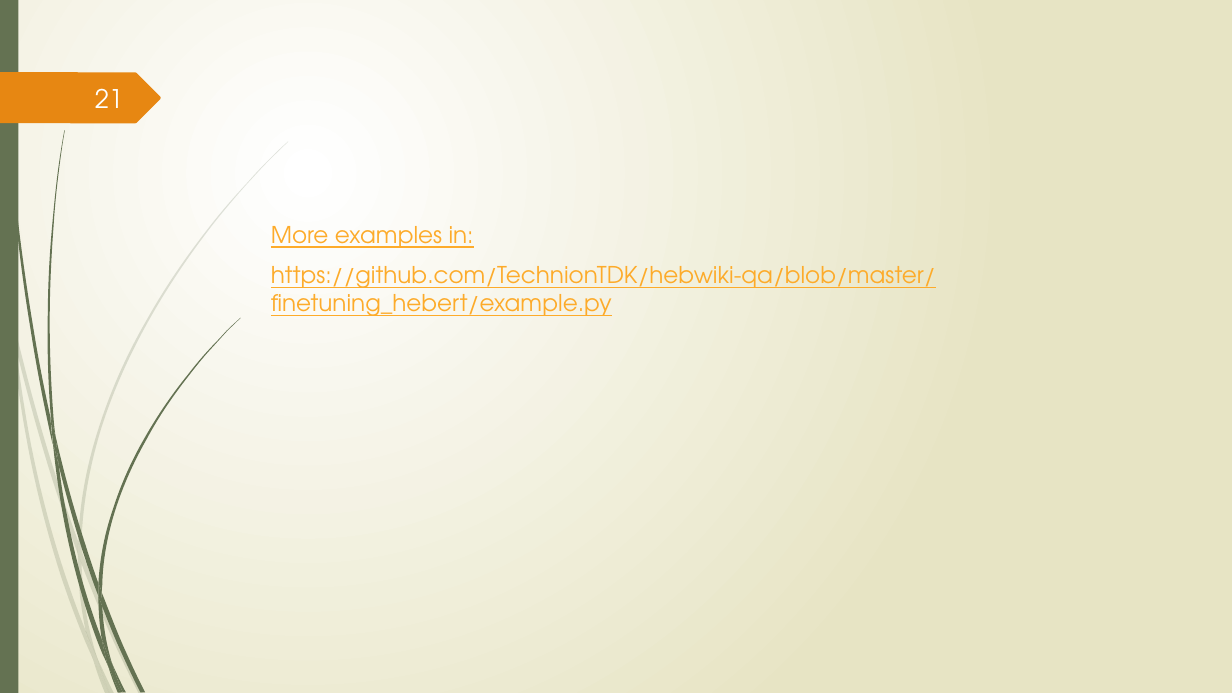
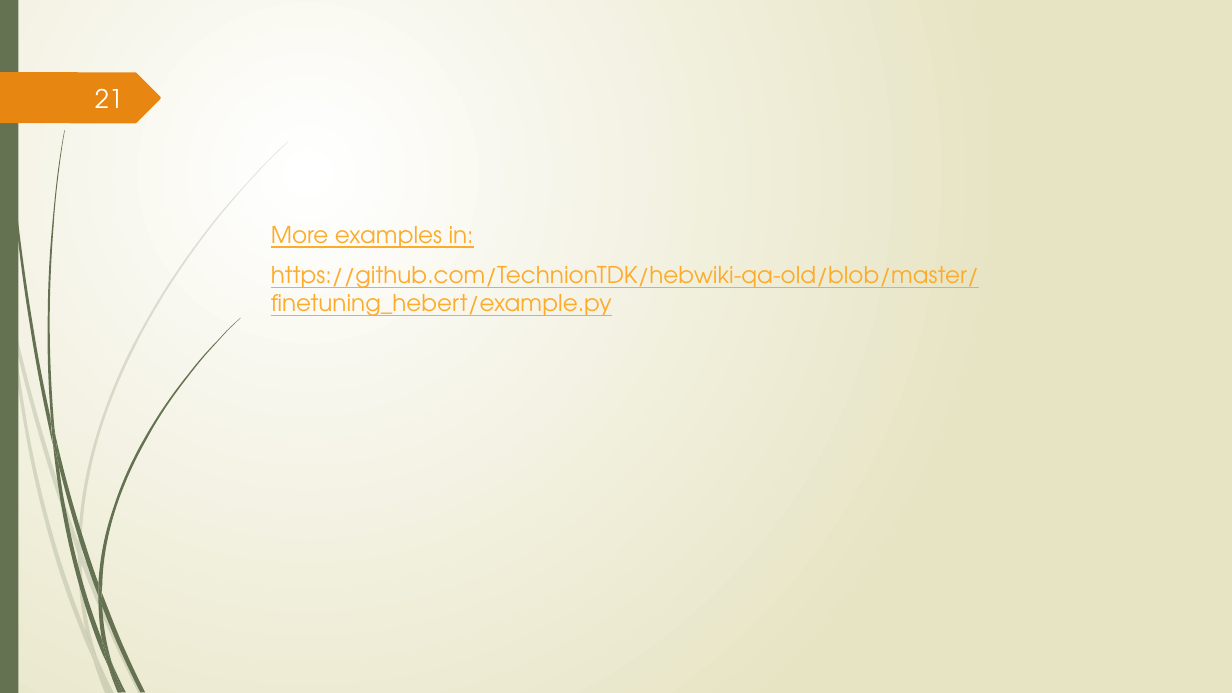
Before and after one commit to TechnionTDK/hebwiki-qa, a slide deck: slide 21 of Project Final Presentation .pptx. Drawn at 1232x693 pixels with LibreOffice and Linux fonts; fonts in the diff are those of the drawing. Boxes give left, top, right and bottom in pixels: in the first picture for what was removed or moved away, otherwise in the second. Text is boxed around its words. In the diff, an @@ line names an element or a change of style, - is before the commit and + after.

```diff
--- a/Project Final Presentation .pptx
+++ b/Project Final Presentation .pptx
@@ text at (x1=271, y1=266, x2=979, y2=316): text changed @@
-https://github.com/TechnionTDK/hebwiki-qa/blob/master/finetuning_hebert/example.py
+https://github.com/TechnionTDK/hebwiki-qa-old/blob/master/finetuning_hebert/example.py
```
Also in this commit, not shown: 4 other slides changed, 1 slide removed, 2 other files.
